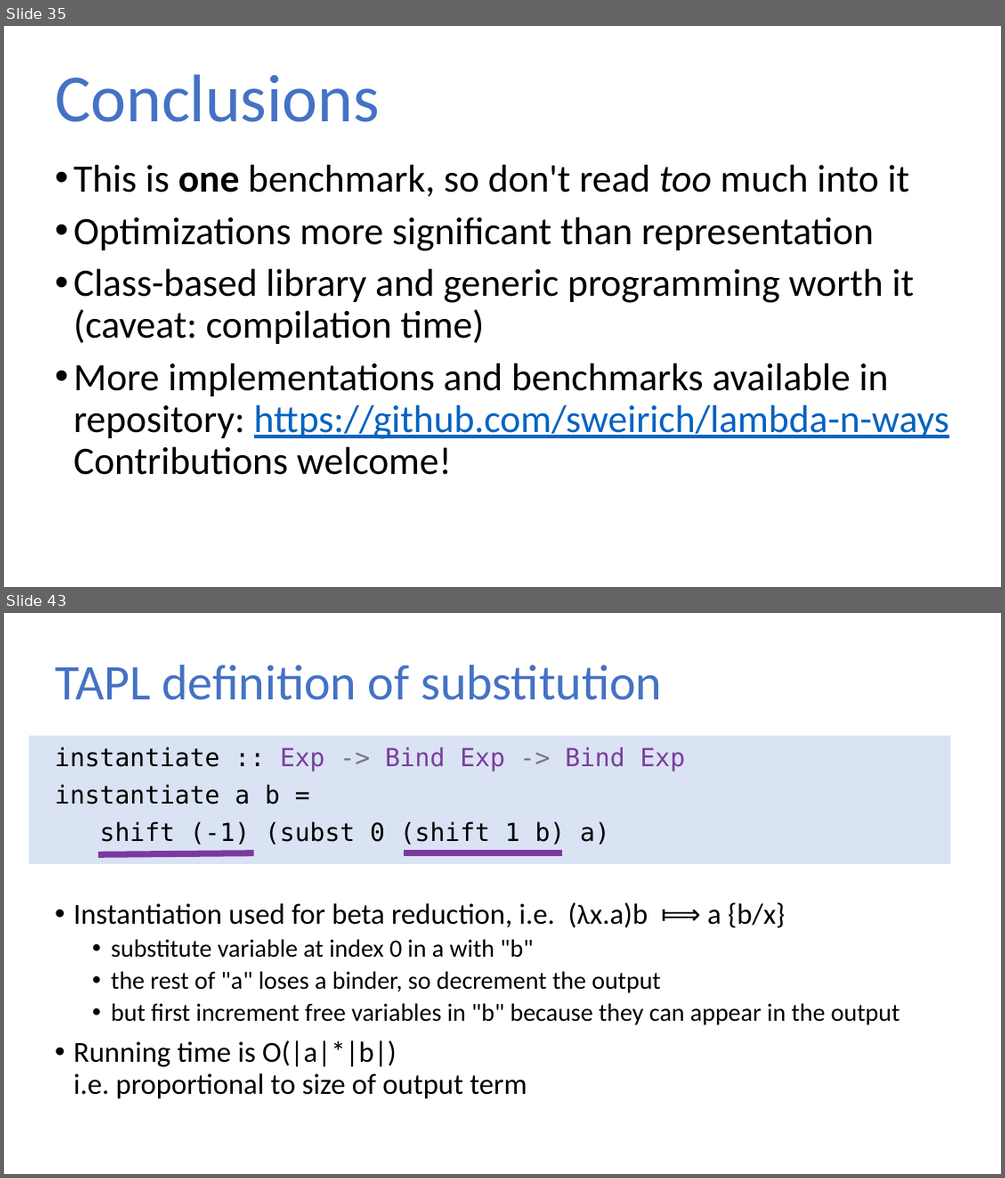
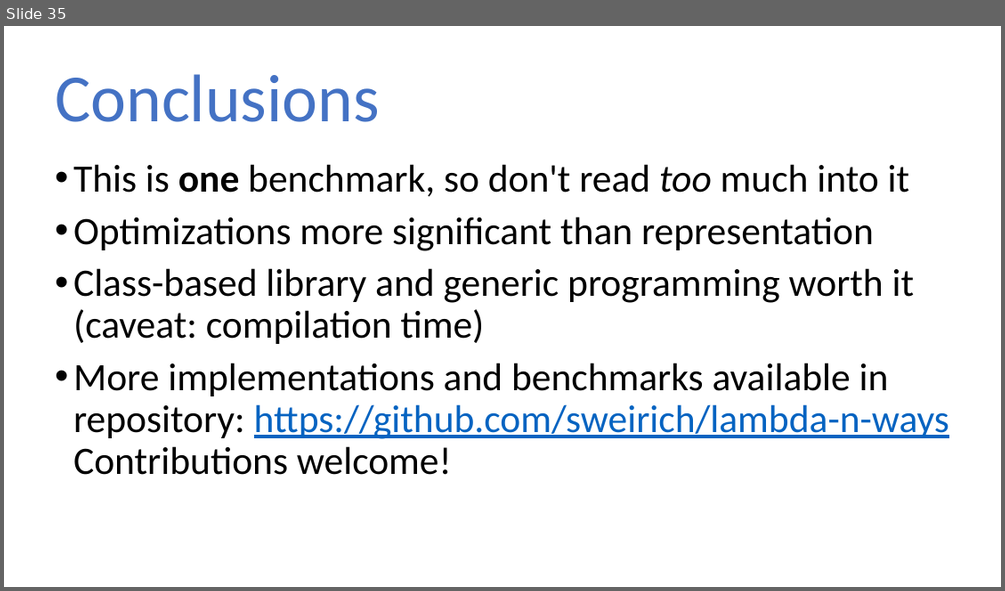
Before and after one commit to sweirich/lambda-n-ways, a slide deck: ifl-2021.pptx. Shown one above the other, each under a label of ours: slides 35 and 43 before the commit, slide 35 after it; the slides between them are not shown. The pictures are 1005x1178 and 1005x591 pixels, drawn with LibreOffice and Linux fonts; fonts in the diff are those of the drawing. Boxes give left, top, right and bottom in pixels: in the first picture for what was removed or moved away, otherwise in the second. Text is boxed around its words. In the diff, an @@ line names an element or a change of style, - is before the commit and + after.

```diff
--- a/ifl-2021.pptx
+++ b/ifl-2021.pptx
@@ slide 43 removed at bbox=[4, 613, 1001, 1174], background #FFFFFF @@
@@ title removed at bbox=[55, 665, 662, 700] @@
-TAPL definition of substitution
@@ rectangle removed at bbox=[29, 736, 950, 864] @@
@@ text removed at bbox=[55, 747, 900, 1099] @@
-instantiate :: Exp -> Bind Exp -> Bind Exp
-instantiate a b =
-shift (-1) (subst 0 (shift 1 b) a)
-• Instantiation used for beta reduction, i.e. (λx.a)b ⟾ a {b/x}
-  • substitute variable at index 0 in a with "b"
-  • the rest of "a" loses a binder, so decrement the output
-  • but first increment free variables in "b" because they can appear in the output
-• Running time is O(|a|*|b|)
-  i.e. proportional to size of output term
@@ line removed from (404, 852) to (562, 852) @@
@@ line removed from (98, 854) to (254, 853) @@
```
Also in this commit, not shown: 5 slides changed, 46 other slides removed, 9 other files.
